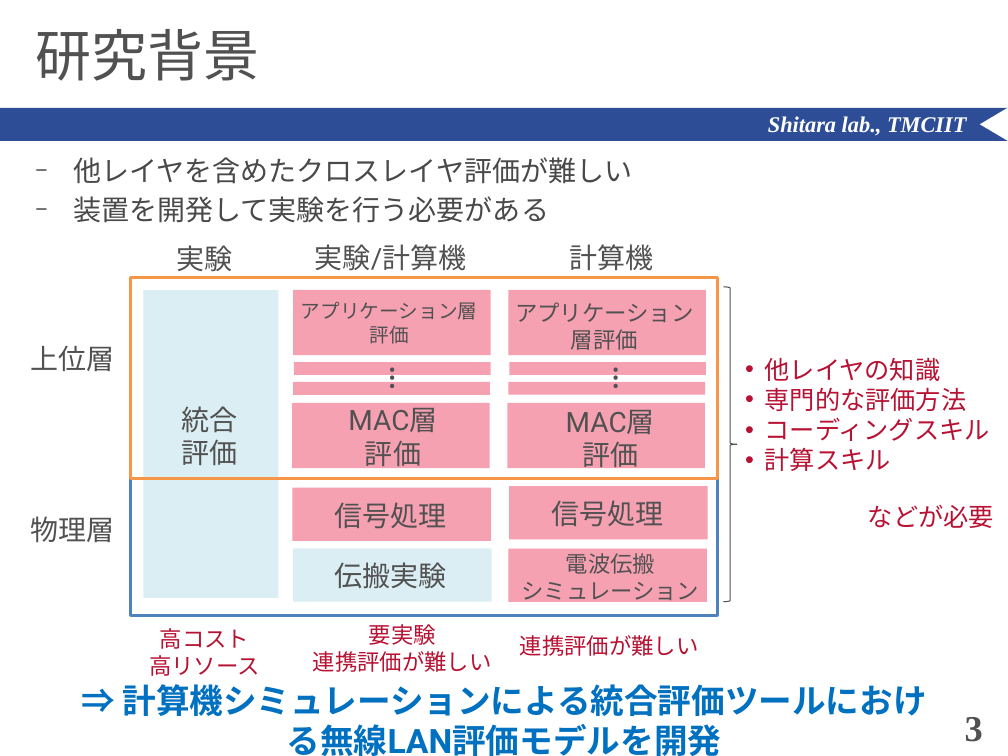
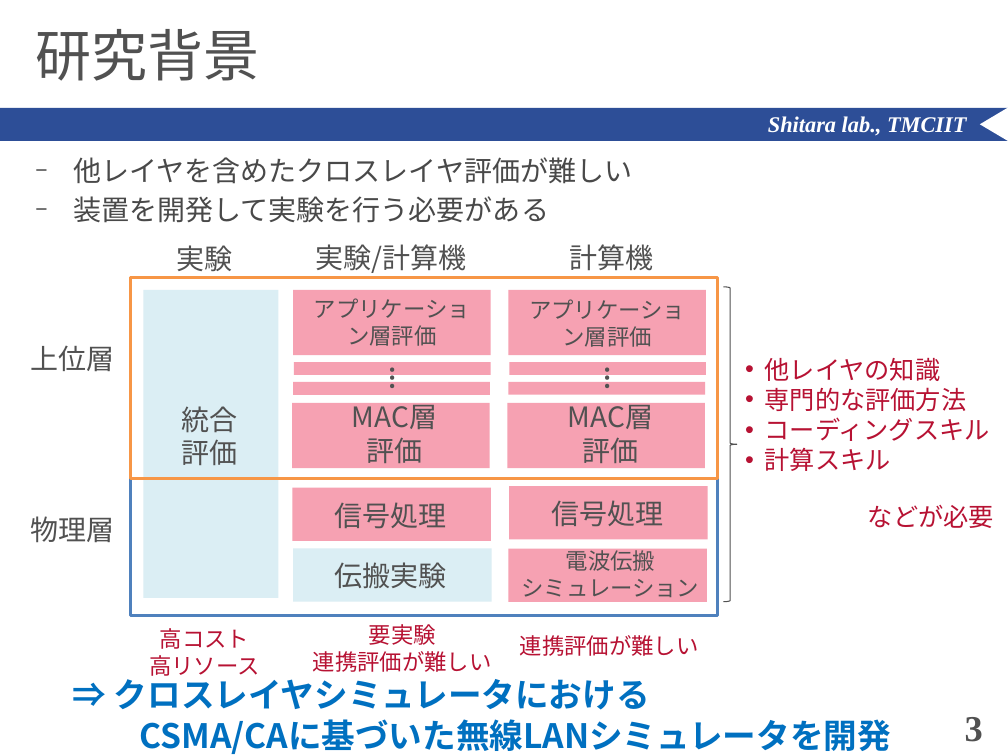
Before and after one commit to ShitaLab-TMCIT/IEEE802.11simulator, a slide deck: slide 3 of paper/pwp_tmp_shiralab.pptx. Drawn at 1008x756 pixels with LibreOffice and Linux fonts; fonts in the diff are those of the drawing. Boxes give left, top, right and bottom in pixels: in the first picture for what was removed or moved away, otherwise in the second. Text is boxed around its words. In the diff, an @@ line names an element or a change of style, - is before the commit and + after.

```diff
--- a/paper/pwp_tmp_shiralab.pptx
+++ b/paper/pwp_tmp_shiralab.pptx
@@ text "アプリケーション層評価" at box(314, 298, 470, 346): size 14 to 16 pt, font Roboto to Noto Sans CJK JP @@
@@ font Roboto to Noto Sans CJK JP in 8 elements at box(73, 157, 632, 223), box(315, 244, 466, 273), box(149, 628, 259, 676), box(313, 624, 492, 672), box(522, 547, 700, 598), box(568, 399, 653, 469), box(352, 399, 437, 469), box(529, 299, 685, 347) @@
@@ text "…": place and size @@
-text "…" at box(573, 322, 631, 433)
+text "…" at box(565, 322, 622, 433)
@@ text at box(114, 673, 891, 754): text changed; font Roboto to Noto Sans CJK JP @@
-⇒ 計算機シミュレーションによる統合評価ツールにおける無線LAN評価モデルを開発
+⇒ クロスレイヤシミュレータにおける
+CSMA/CAに基づいた無線LANシミュレータを開発
```
Also in this commit, not shown: 9 other slides changed, 4 slides added, 1 slide removed, 15 other files.
